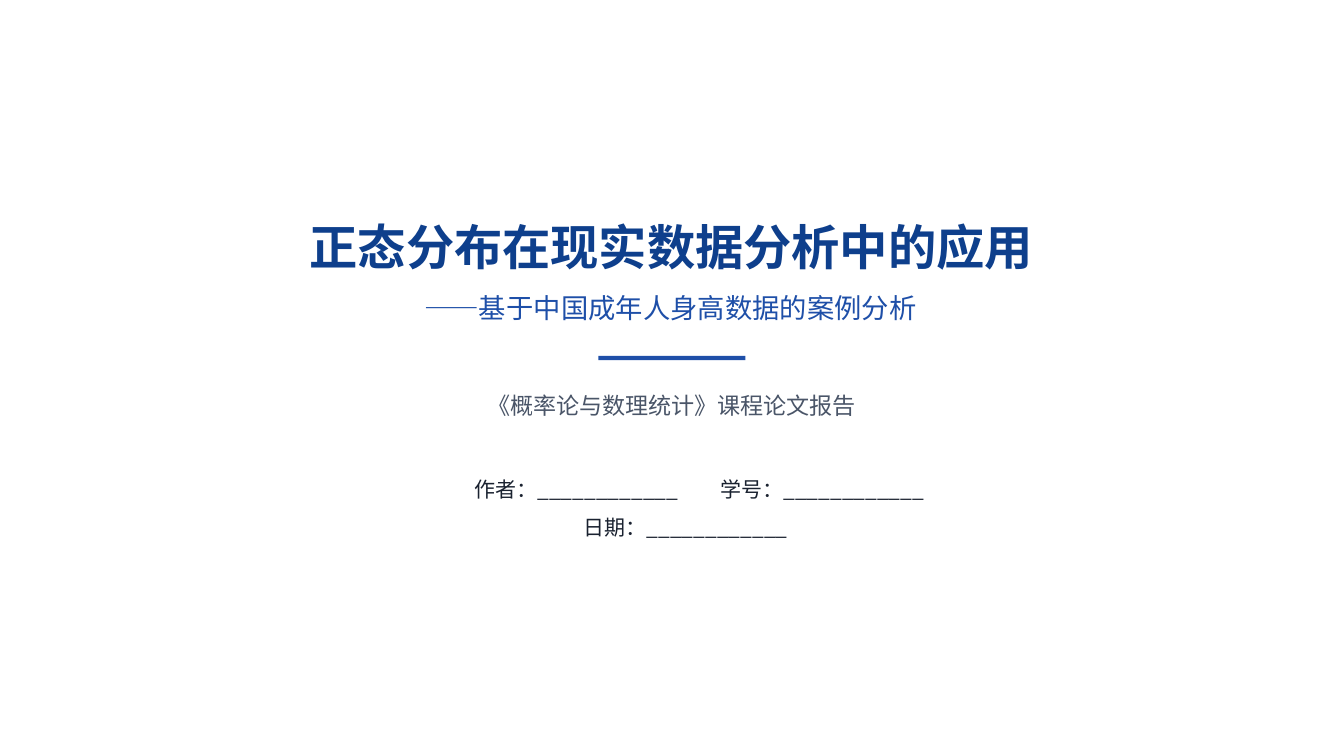
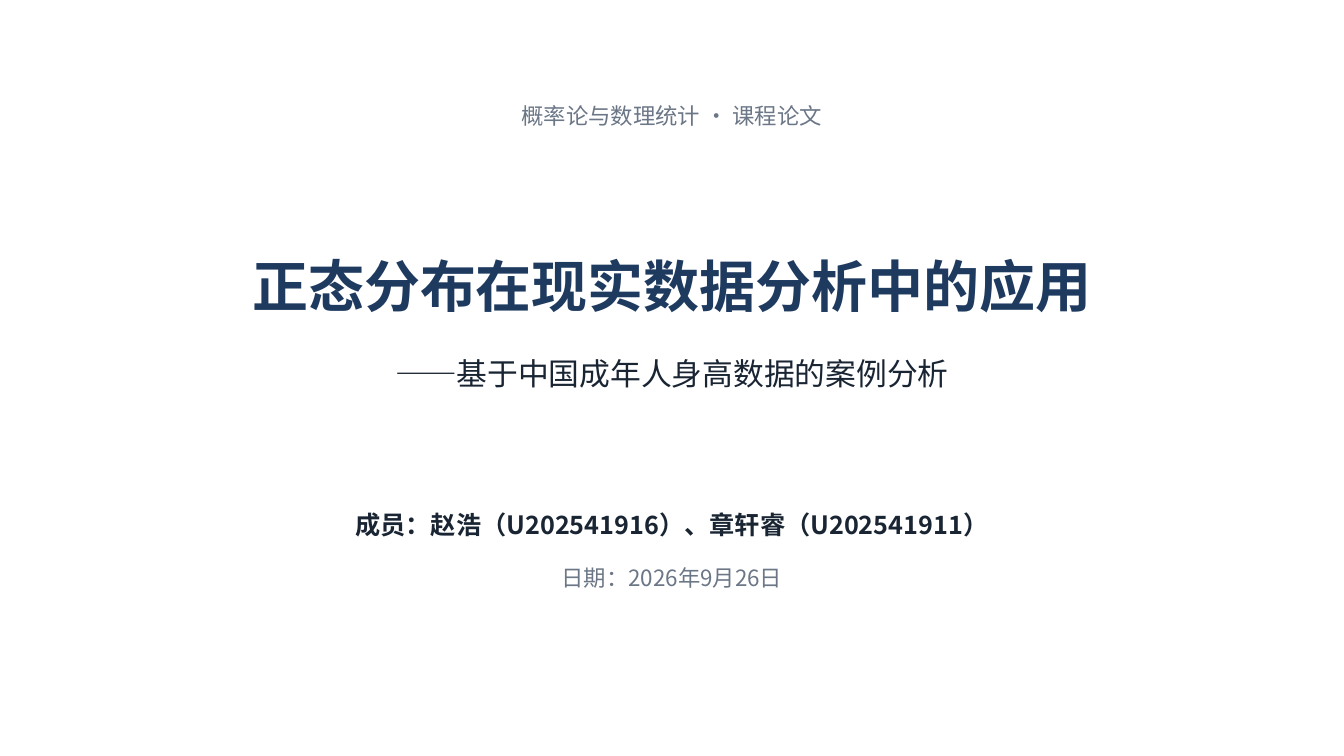
Before and after one commit to ChangGuanDaoRen/china-adult-height-normal-distribution, a slide deck: slide 1 of presentation/probability-statistics-course-presentation.pptx. Drawn at 1344x756 pixels with LibreOffice and Linux fonts; fonts in the diff are those of the drawing. Boxes give left, top, right and bottom in pixels: in the first picture for what was removed or moved away, otherwise in the second. Text is boxed around its words. In the diff, an @@ line names an element or a change of style, - is before the commit and + after.

```diff
--- a/presentation/probability-statistics-course-presentation.pptx
+++ b/presentation/probability-statistics-course-presentation.pptx
@@ text "概率论与数理统计 · 课程论文" at (x1=522, y1=105, x2=822, y2=126): vertical alignment top to middle @@
@@ text at (x1=522, y1=105, x2=822, y2=126): text changed; size 16.5 to 16 pt; text colour #4A5568 to #6B7686 @@
-《概率论与数理统计》课程论文报告
+概率论与数理统计 · 课程论文
@@ text "正态分布在现实数据分析中的应用" moved from (x1=310, y1=223, x2=1033, y2=270) to (x1=252, y1=259, x2=1091, y2=313) @@
@@ text "正态分布在现实数据分析中的应用" at (x1=252, y1=259, x2=1091, y2=313): size 34.5 to 40 pt, text colour #0E3F8C to #1E3A5F; alignment left to centre; vertical alignment top to middle @@
@@ text "——基于中国成年人身高数据的案例分析" moved from (x1=424, y1=295, x2=916, y2=321) to (x1=395, y1=359, x2=948, y2=388) @@
@@ text "——基于中国成年人身高数据的案例分析" at (x1=395, y1=359, x2=948, y2=388): size 19.5 to 22 pt, text colour #1E4FA8 to #1A2533; alignment left to centre; vertical alignment top to middle @@
@@ rectangle removed at (x1=599, y1=356, x2=746, y2=360) @@
@@ text removed at (x1=475, y1=479, x2=924, y2=500) @@
-作者：____________ 学号：____________
@@ text added at (x1=355, y1=512, x2=988, y2=537), 18 pt, text #1A2533, bold @@
+成员：赵浩（U202541916）、章轩睿（U202541911）
@@ text "日期：2026年9月26日" at (x1=561, y1=567, x2=782, y2=588): vertical alignment top to middle @@
@@ text at (x1=561, y1=567, x2=782, y2=588): text changed; size 15 to 16 pt; text colour #1A2230 to #6B7686 @@
-日期：____________
+日期：2026年9月26日
```
Also in this commit, not shown: 5 other slides changed, 4 slides added, 5 slides removed, 7 other files.
